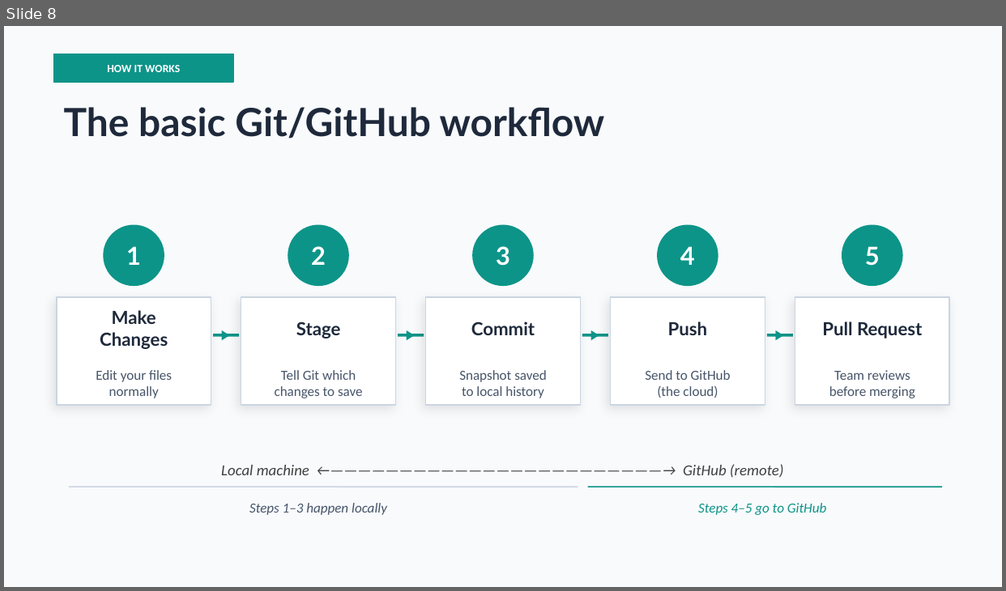
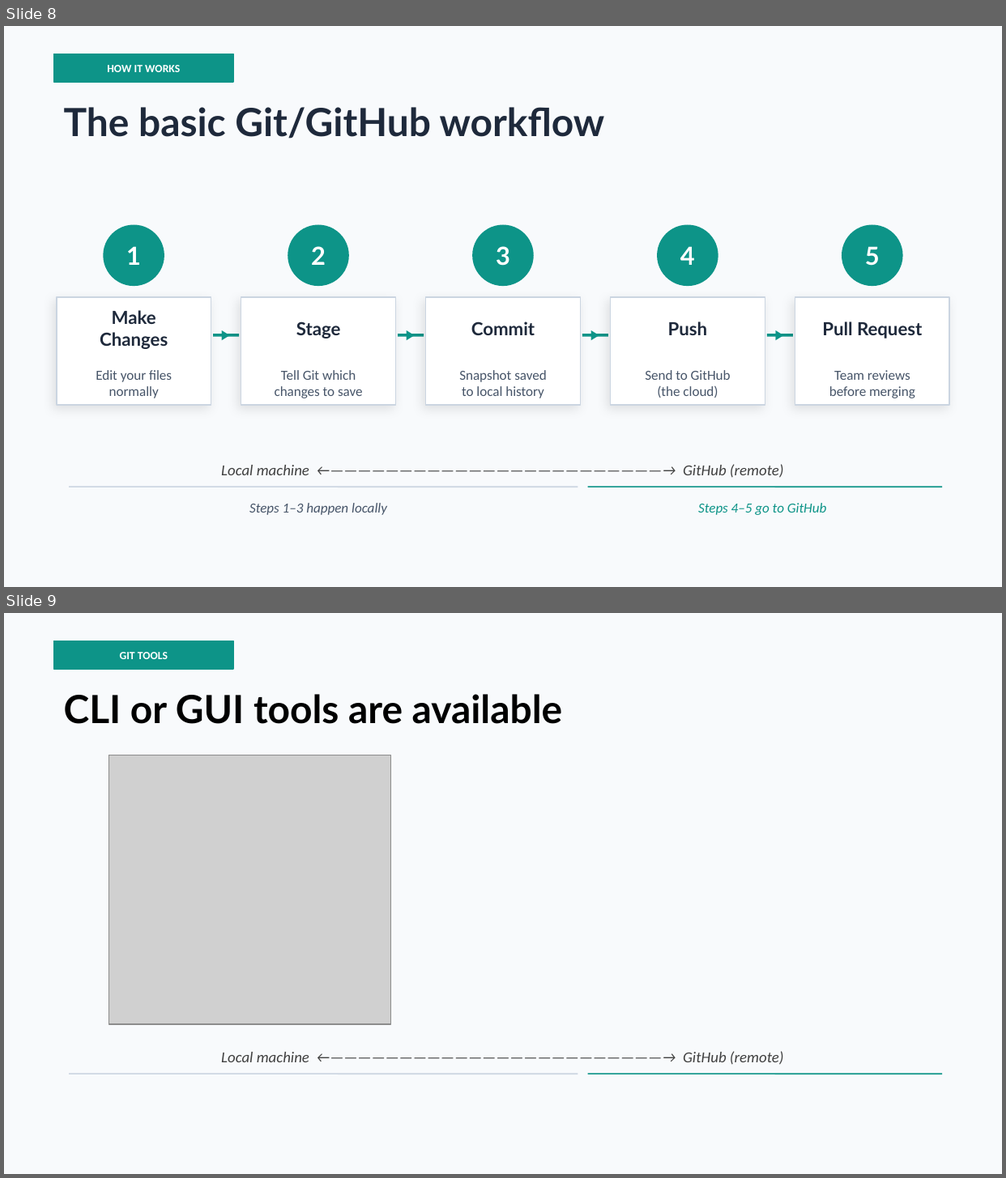
Before and after one commit to illinoisdmi/git-and-github-resources, a slide deck: presentations/GitHub_Introduction_I-AIR SEO.pptx. Shown one above the other, each under a label of ours: slide 8 before the commit, slides 8 and 9 after it. The pictures are 1006x591 and 1006x1178 pixels, drawn with LibreOffice and Linux fonts; fonts in the diff are those of the drawing; grey boxes stand for pictures. Boxes give left, top, right and bottom in pixels: in the first picture for what was removed or moved away, otherwise in the second. Text is boxed around its words. In the diff, an @@ line names an element or a change of style, - is before the commit and + after.

Commit message:
Made additional updates to the PP presentation

```diff
--- a/presentations/GitHub_Introduction_I-AIR SEO.pptx
+++ b/presentations/GitHub_Introduction_I-AIR SEO.pptx
@@ slide 9 added at bbox=[4, 613, 1002, 1174], background #F8FAFC @@
@@ rectangle added at bbox=[54, 641, 233, 669], fill #0D9488, outline #0D9488 1 pt @@
@@ text added at bbox=[120, 652, 168, 659], 8 pt, text #FFFFFF, bold @@
+GIT TOOLS
@@ text added at bbox=[64, 694, 563, 724], 28 pt, text #000000, bold @@
+CLI or GUI tools are available
@@ picture added at bbox=[108, 756, 391, 1025] @@
@@ line added from (69, 1074) to (577, 1074), #CBD5E1 1 pt @@
@@ text added at bbox=[221, 1051, 784, 1065], 11 pt, text #404040, italic @@
+Local machine ←————————————————————————→ GitHub (remote)
@@ line added from (588, 1074) to (942, 1074), #0D9488 1 pt @@
```
Also in this commit, not shown: 1 other file.
